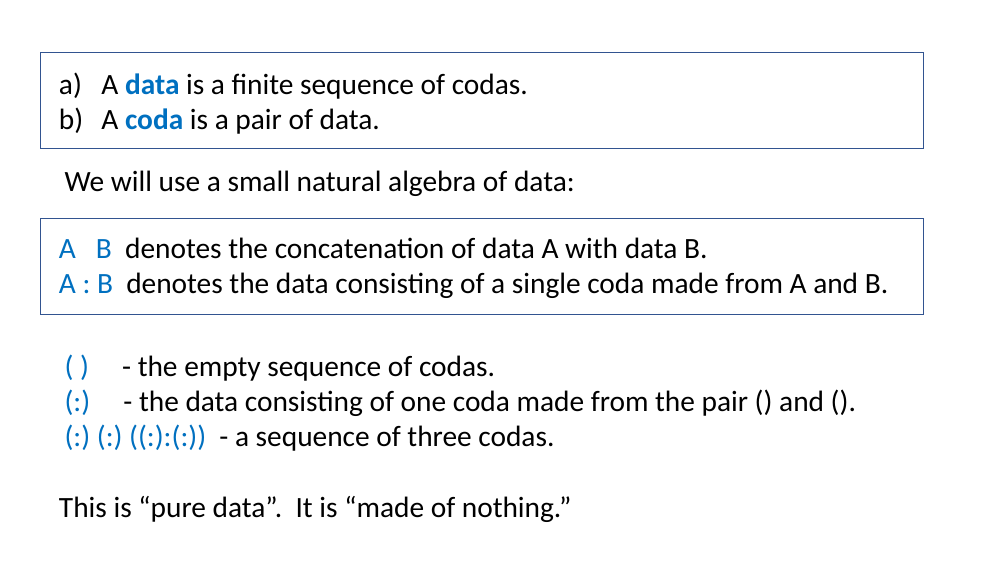
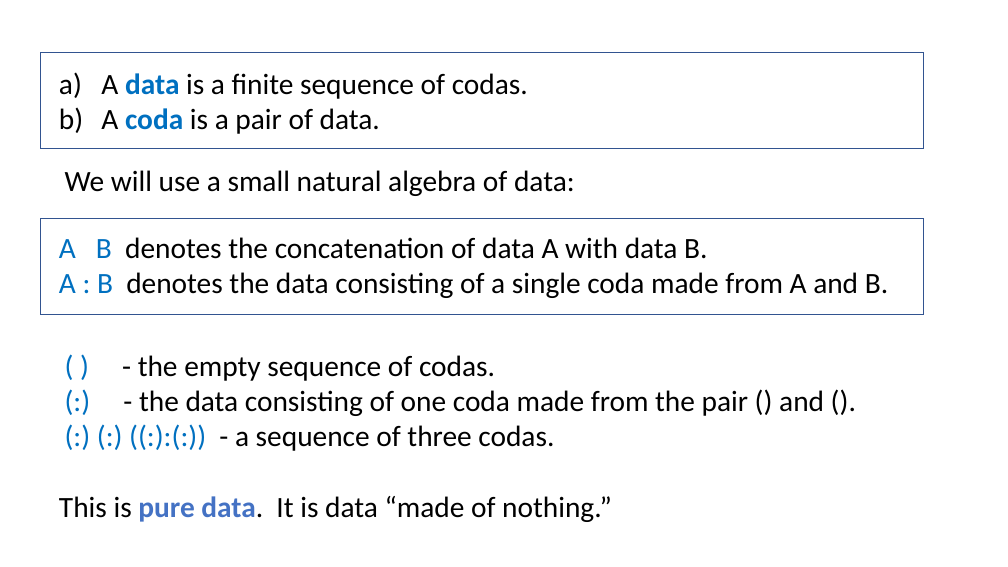
Before and after one commit to Saul-Youssef/coda, a slide deck: slide 2 of doc/talk/coda.pptx. Drawn at 1008x567 pixels with LibreOffice and Linux fonts; fonts in the diff are those of the drawing. Boxes give left, top, right and bottom in pixels: in the first picture for what was removed or moved away, otherwise in the second. Text is boxed around its words. In the diff, an @@ line names an element or a change of style, - is before the commit and + after.

```diff
--- a/doc/talk/coda.pptx
+++ b/doc/talk/coda.pptx
@@ text at (59,496,612,522): text changed @@
-This is “pure data”. It is “made of nothing.”
+This is pure data. It is data “made of nothing.”
```
Also in this commit, not shown: 4 other slides changed, 8 slides added, 5 slides removed, 4 other files.
